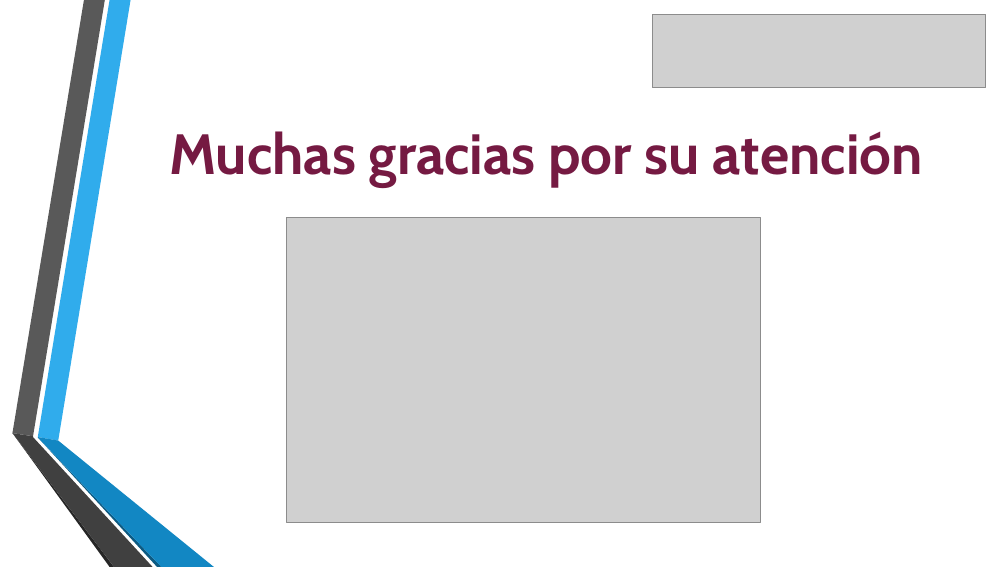
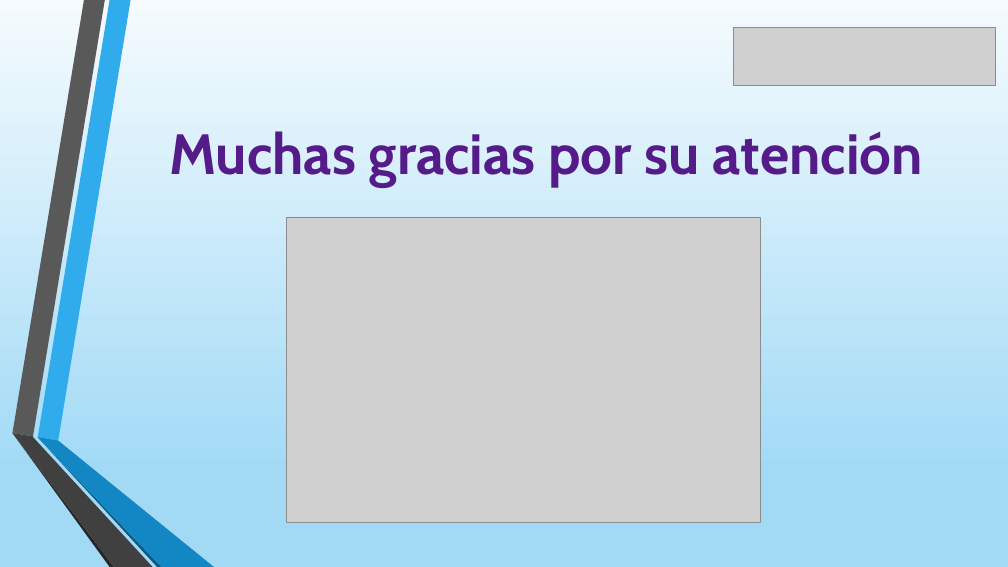
Before and after one commit to javi13gg/TFG_GII_O_MA_18.01-Simulaci-n-de-redes-con-GNS3, a slide deck: slide 14 of PRESENTACION.pptx (slide 13 before the commit). Drawn at 1008x567 pixels with LibreOffice and Linux fonts; fonts in the diff are those of the drawing; grey boxes stand for pictures; background and template pictures are left out. Boxes give left, top, right and bottom in pixels: in the first picture for what was removed or moved away, otherwise in the second. Text is boxed around its words. In the diff, an @@ line names an element or a change of style, - is before the commit and + after.

```diff
--- a/PRESENTACION.pptx
+++ b/PRESENTACION.pptx
@@ background picture (left out) to gradient #F5FBFE to #A2DAF6 to #C1E6F9 @@
@@ picture: place and size @@
-picture at <box>653,14,986,88</box>
+picture at <box>734,27,996,85</box>
@@ text "Muchas gracias por su atención" at <box>169,131,923,187</box>: text colour #751A43 to #541B89 @@
```
Also in this commit, not shown: 12 other slides changed, 1 slide added.
